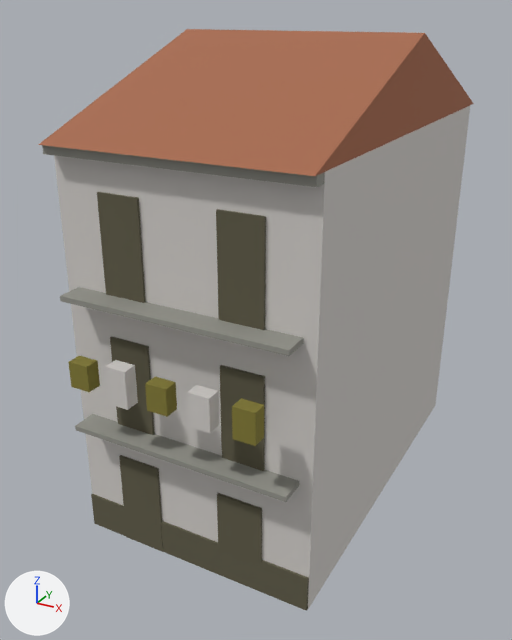
Renders of the FBX model entregas/teo-modelado/pueblo-valenciano/TresAlturas/SM_TresAlturas_v3_Ropa_LOD1.fbx from each side of a commit.
Camera for both pictures: a 50 mm lens placed at (7.65, -15.52, 12.07), pointed at (-0.44, -0.79, 4.7). The axes (+X, +Y, +Z) are drawn at lower left. The lights are the same throughout. The picture after the commit comes second. Where no turn or scale is listed for an object, it has been applied to the vertices.

Names of what the first picture shows: 'SM_pueblo_valenciano_v13_LOD1'.
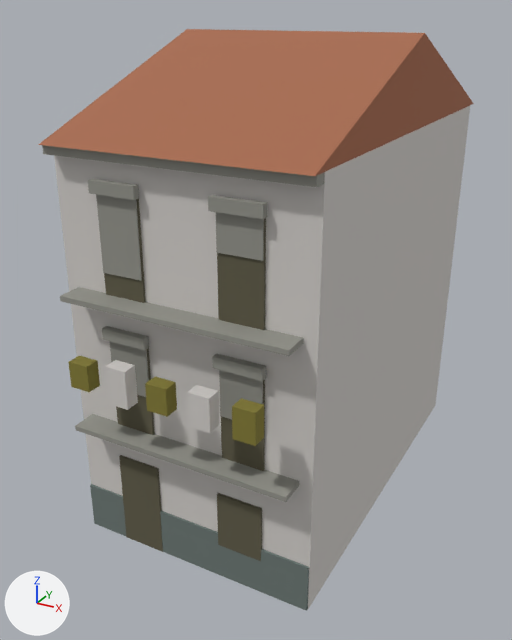
What changed in the scene script:
```text
Change me_sm_pueblo_valenciano_v13_lod1_001:
    used by ob_sm_pueblo_valenciano_v13_lod1; location = (0.0, 0.0, 0.0)
    verts and faces of me_sm_pueblo_valenciano_v13_lod1_001; kept vertices keep their numbers, new ones are numbered from 158
    before: 9 (-2.99, -4.74, 0.9) at pixel (91, 494), 11 (-2.99, -4.68, 0.9) at pixel (92, 493), 13 (2.99, -4.74, 0.9) at pixel (307, 579), 15 (2.99, -4.68, 0.9) at pixel (309, 577)
    remove me_sm_pueblo_valenciano_v13_lod1_001.from_pydata(...)  # 158 vertices, 119 faces; spans x -3.0..3.0, y -5.71..5.71, z 0.0..11.6
    add me_sm_pueblo_valenciano_v13_lod1_001.from_pydata(...)  # 222 vertices, 167 faces; spans x -3.0..3.0, y -5.71..5.71, z 0.0..11.6
    me_sm_pueblo_valenciano_v13_lod1_001 part 1: a new loose piece, a box spanning x -1.96..-0.84, y -4.91..-4.75, z 5.51..5.77, in mat_mat_paleta32 (picture img_t_paleta32_png)
    me_sm_pueblo_valenciano_v13_lod1_001 part 2: a new loose piece, a box spanning x -1.89..-0.91, y -4.785..-4.755, z 4.276..5.5, in mat_mat_paleta32 (picture img_t_paleta32_png)
    me_sm_pueblo_valenciano_v13_lod1_001 part 3: a new loose piece, a box spanning x 0.84..1.96, y -4.91..-4.75, z 5.51..5.77, in mat_mat_paleta32 (picture img_t_paleta32_png)
    me_sm_pueblo_valenciano_v13_lod1_001 part 4: a new loose piece, a box spanning x 0.91..1.89, y -4.785..-4.755, z 4.356..5.5, in mat_mat_paleta32 (picture img_t_paleta32_png)
    me_sm_pueblo_valenciano_v13_lod1_001 part 5: a new loose piece, a box spanning x -1.96..-0.84, y -4.91..-4.75, z 8.71..8.97, in mat_mat_paleta32 (picture img_t_paleta32_png)
    me_sm_pueblo_valenciano_v13_lod1_001 part 6: a new loose piece, a box spanning x -1.89..-0.91, y -4.785..-4.755, z 7.011..8.7, in mat_mat_paleta32 (picture img_t_paleta32_png)
    me_sm_pueblo_valenciano_v13_lod1_001 part 7: a new loose piece, a box spanning x 0.84..1.96, y -4.91..-4.75, z 8.71..8.97, in mat_mat_paleta32 (picture img_t_paleta32_png)
    me_sm_pueblo_valenciano_v13_lod1_001 part 8: a new loose piece, a box spanning x 0.91..1.89, y -4.785..-4.755, z 7.897..8.7, in mat_mat_paleta32 (picture img_t_paleta32_png)
    me_sm_pueblo_valenciano_v13_lod1_001 part 9
    add for i in [9, 11, 13, 15]: verts[i] += (0.0, 0.0, 0.3)
```

Location of each change, [x1, y1, x2, y2] in pixels of the pictures (512 x 640 px; the box of a moved part takes in the faces that stretch with it):
part 1 of me_sm_pueblo_valenciano_v13_lod1_001, added
    after: [102, 326, 149, 350]
part 2 of me_sm_pueblo_valenciano_v13_lod1_001, added
    after: [110, 341, 149, 397]
part 3 of me_sm_pueblo_valenciano_v13_lod1_001, added
    after: [212, 354, 266, 381]
part 4 of me_sm_pueblo_valenciano_v13_lod1_001, added
    after: [219, 370, 263, 419]
part 5 of me_sm_pueblo_valenciano_v13_lod1_001, added
    after: [88, 179, 139, 200]
part 6 of me_sm_pueblo_valenciano_v13_lod1_001, added
    after: [96, 194, 142, 281]
part 7 of me_sm_pueblo_valenciano_v13_lod1_001, added
    after: [208, 195, 267, 219]
part 8 of me_sm_pueblo_valenciano_v13_lod1_001, added
    after: [216, 212, 264, 261]
part 9 of me_sm_pueblo_valenciano_v13_lod1_001, moved or reshaped
    before: [91, 494, 309, 611]
    after: [90, 484, 309, 611]
